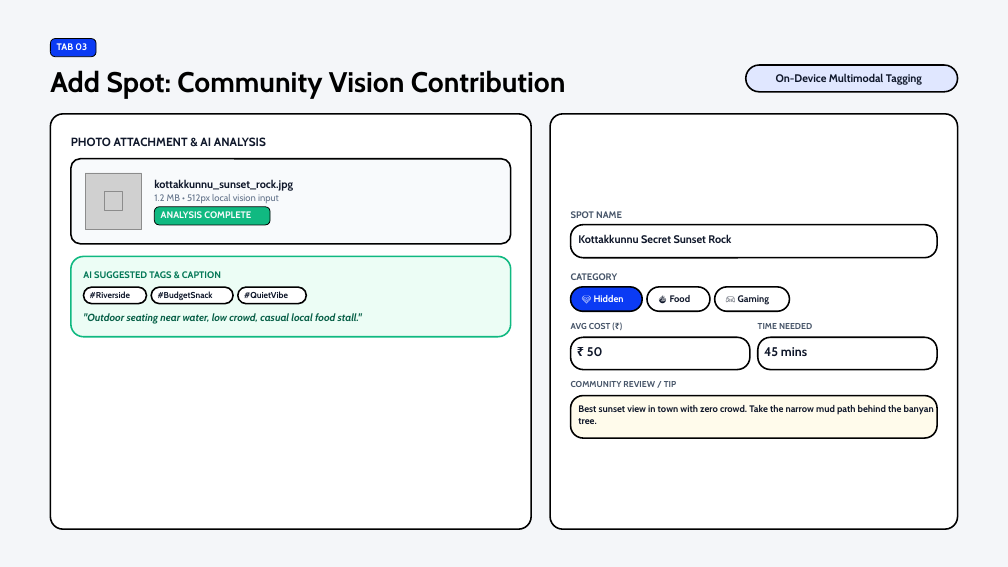
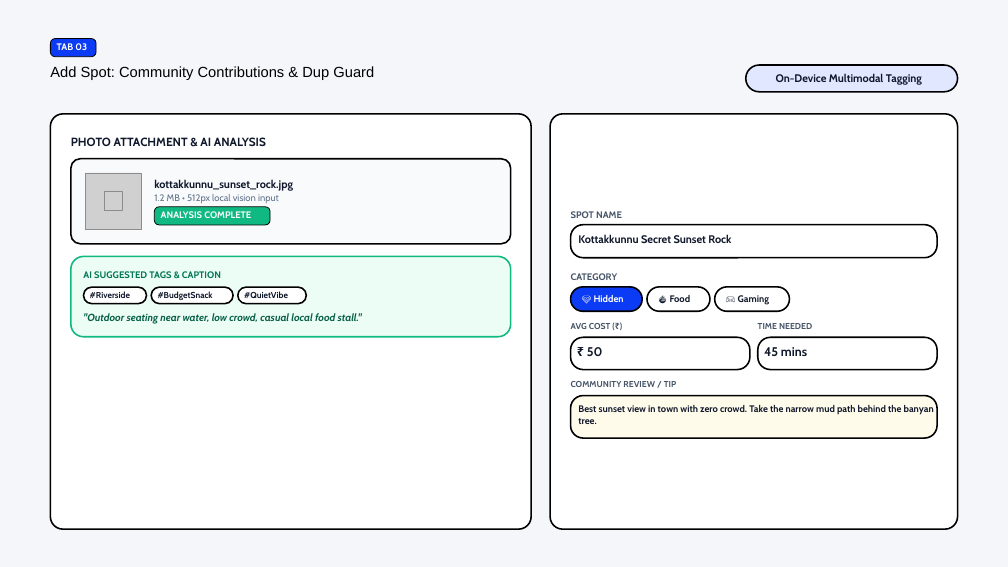
Before and after one commit to FM9447/Spot-Undoo, a slide deck: slide 6 of presentation/Spot-Undoo_Presentation.pptx. Drawn at 1008x567 pixels with LibreOffice and Linux fonts; fonts in the diff are those of the drawing; grey boxes stand for pictures; background and template pictures are left out. Boxes give left, top, right and bottom in pixels: in the first picture for what was removed or moved away, otherwise in the second. Text is boxed around its words. In the diff, an @@ line names an element or a change of style, - is before the commit and + after.

```diff
--- a/presentation/Spot-Undoo_Presentation.pptx
+++ b/presentation/Spot-Undoo_Presentation.pptx
@@ text at box(50, 66, 374, 80): text changed; size 27 to 14 pt; font Cabin to Arial; bold off @@
-Add Spot: Community Vision Contribution
+Add Spot: Community Contributions & Dup Guard
```
Also in this commit, not shown: 6 other slides changed, 2 other files.
